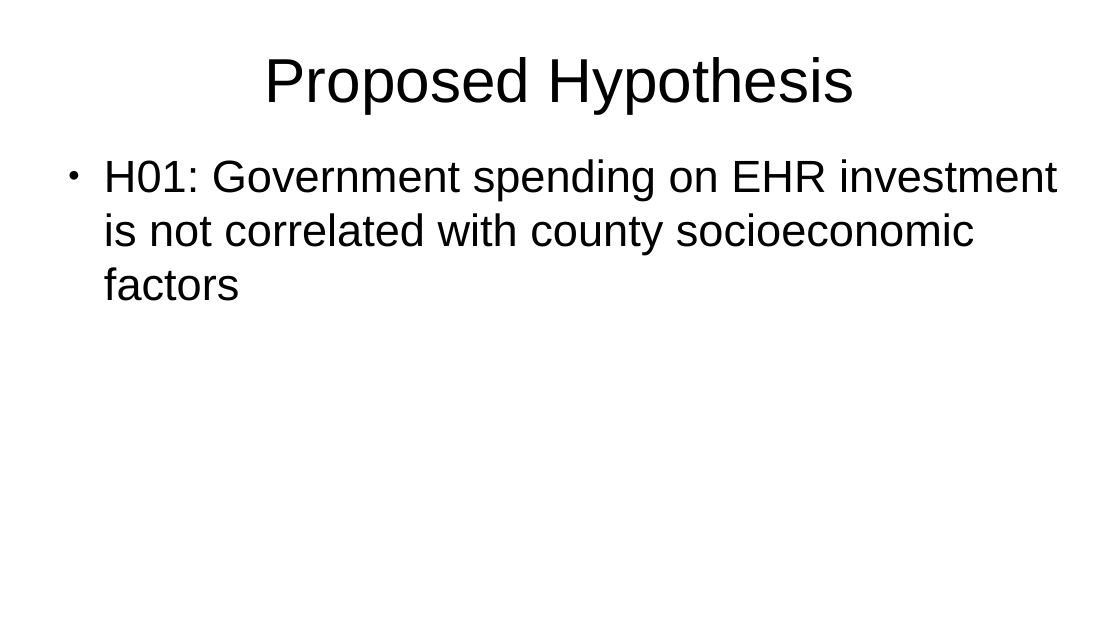
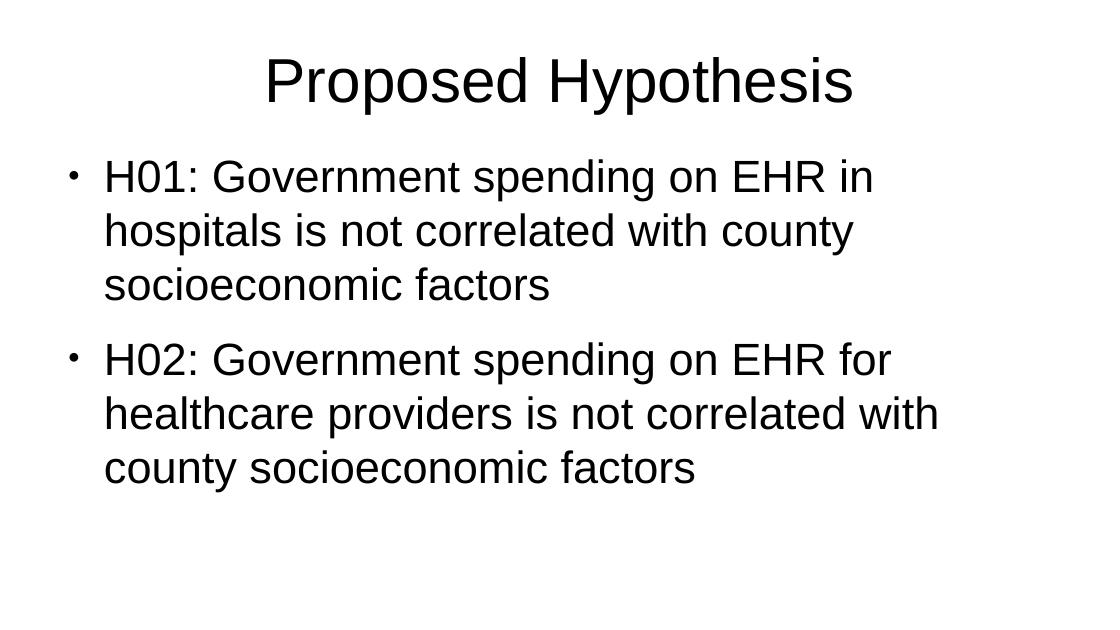
Before and after one commit to vicky-playground/EHR-GDP, a slide deck: slide 14 of does_gdp_impact_health_information_technology_investment.odp (slide 11 before the commit). Drawn at 1120x630 pixels with LibreOffice and Linux fonts; fonts in the diff are those of the drawing. Boxes give left, top, right and bottom in pixels: in the first picture for what was removed or moved away, otherwise in the second. Text is boxed around its words. In the diff, an @@ line names an element or a change of style, - is before the commit and + after.

```diff
--- a/does_gdp_impact_health_information_technology_investment.odp
+++ b/does_gdp_impact_health_information_technology_investment.odp
@@ text at box(104, 159, 939, 492): text changed @@
-● H01: Government spending on EHR investment is not correlated with county socioeconomic factors
+● H01: Government spending on EHR in hospitals is not correlated with county socioeconomic factors
+● H02: Government spending on EHR for healthcare providers is not correlated with county socioeconomic factors
```
Also in this commit, not shown: 12 other slides changed, 5 slides added, 1 slide removed, 9 other files.
